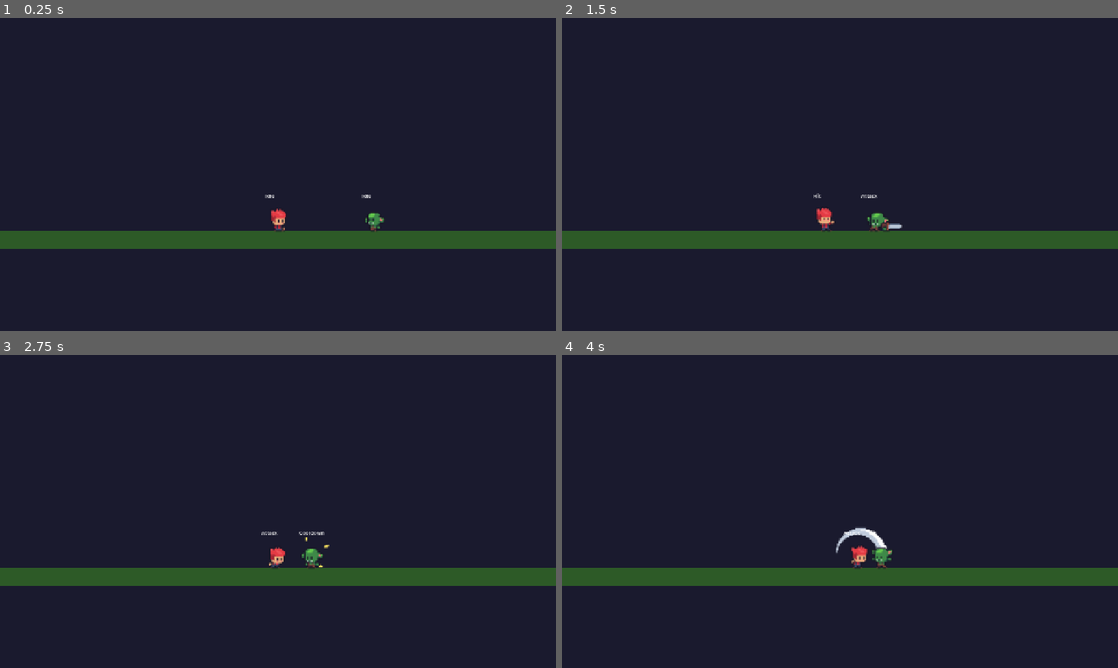
Above: before the commit, frames 1-4 (two rows, left to right).
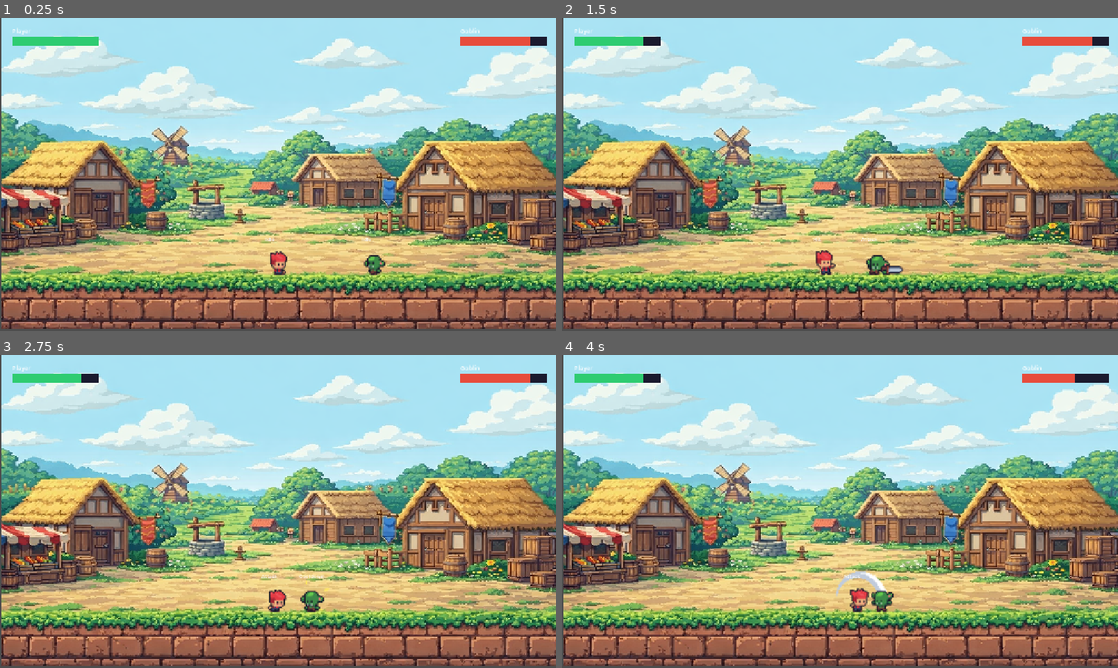
Above: after the commit, the same moments.

Repository: AngelZ1305/maquinaDeEstados
Game: Godot game, scene res://scenes/world/Game.tscn
Same seed, same stepped clock (60 frames per second), same inputs: the game is played once before the commit and once after it.
Inputs:
- Up to frame 1 (0.25 s): no input
- Up to frame 2 (1.5 s): tap Enter (ui_accept) at 0.5, 0.77 s; hold R (attack) 0.53-1.28 s; hold Right (ui_right) from 0.53 s (still down); tap R (attack) at 1.35 s
- Up to frame 3 (2.75 s): tap Enter (ui_accept) at 1.52 s; release Right (ui_right) at 2.03 s; hold Left (ui_left) from 2.03 s (still down); hold R (attack) from 2.03 s (still down)
- Up to frame 4 (4 s): release Left (ui_left) at 2.78 s; release R (attack) at 2.78 s; hold Right (ui_right) from 2.78 s (still down); tap R (attack) at 2.85 s; tap Enter (ui_accept) at 3.02, 3.77 s; hold R (attack) from 3.53 s (still down)

The runs differ from the first frame. In frame 1, 99% of the frame differs, in the area x 0-100%, y 0-100%; in frame 2, 99%; in frame 3, 99%; in frame 4, 99%.

Commit message:
feat: add HUD and update game background

Diff:
--- a/scenes/world/Game.tscn
+++ b/scenes/world/Game.tscn
@@ -1,37 +1,170 @@
-[gd_scene load_steps=4 format=3 uid="uid://b7jwtlk7ief6x"]
+[gd_scene load_steps=12 format=3 uid="uid://b7jwtlk7ief6x"]
 
+[ext_resource type="Texture2D" uid="uid://cevxmyfm5new6" path="res://assets/background/background-village.png" id="1_4h86v"]
 [ext_resource type="PackedScene" uid="uid://c8mve840x2rph" path="res://scenes/player/Player.tscn" id="1_u6vth"]
 [ext_resource type="PackedScene" uid="uid://nxe7o5yxoltq" path="res://scenes/enemy/enemy_goblin.tscn" id="2_12gbh"]
+[ext_resource type="Script" uid="uid://dwekepu1babxj" path="res://scripts/hud.gd" id="3_rbr8k"]
 
 [sub_resource type="WorldBoundaryShape2D" id="WorldBoundaryShape2D_tscxm"]
+
+[sub_resource type="WorldBoundaryShape2D" id="WorldBoundaryShape2D_rbr8k"]
+
+[sub_resource type="WorldBoundaryShape2D" id="WorldBoundaryShape2D_4h86v"]
+
+[sub_resource type="StyleBoxFlat" id="StyleBoxFlat_4h86v"]
+bg_color = Color(0.101960786, 0.101960786, 0.18039216, 1)
+
+[sub_resource type="StyleBoxFlat" id="StyleBoxFlat_7cdt5"]
+bg_color = Color(0.18039216, 0.8, 0.44313726, 1)
+
+[sub_resource type="StyleBoxFlat" id="StyleBoxFlat_bbqqk"]
+bg_color = Color(0.101960786, 0.101960786, 0.18039216, 1)
+
+[sub_resource type="StyleBoxFlat" id="StyleBoxFlat_l3glt"]
+bg_color = Color(0.90588236, 0.29803923, 0.23529412, 1)
 
 [node name="Game" type="Node2D"]
 
 [node name="World" type="Node2D" parent="."]
 
 [node name="Background" type="Sprite2D" parent="World"]
-
-[node name="ColorRect" type="ColorRect" parent="World/Background"]
-offset_right = 1280.0
-offset_bottom = 720.0
-color = Color(0.101960786, 0.101960786, 0.18039216, 1)
+position = Vector2(640.5, 357.5)
+scale = Vector2(0.8313802, 0.69824225)
+texture = ExtResource("1_4h86v")
 
 [node name="Ground" type="StaticBody2D" parent="World"]
 
 [node name="CollisionShape2D" type="CollisionShape2D" parent="World/Ground"]
-position = Vector2(0, 500)
+position = Vector2(0, 600)
 shape = SubResource("WorldBoundaryShape2D_tscxm")
 
-[node name="ColorRect" type="ColorRect" parent="World/Ground"]
-offset_top = 490.0
+[node name="GroundHitBoxDebug" type="ColorRect" parent="World/Ground"]
+visible = false
+offset_top = 590.0
 offset_right = 1280.0
-offset_bottom = 530.0
+offset_bottom = 630.0
 color = Color(0.1764706, 0.3529412, 0.15294118, 1)
 
+[node name="WallLeft" type="StaticBody2D" parent="World"]
+
+[node name="CollisionShape2D" type="CollisionShape2D" parent="World/WallLeft"]
+position = Vector2(0, 360)
+rotation = 1.5707964
+shape = SubResource("WorldBoundaryShape2D_rbr8k")
+
+[node name="WallRight" type="StaticBody2D" parent="World"]
+
+[node name="CollisionShape2D" type="CollisionShape2D" parent="World/WallRight"]
+position = Vector2(1280, 360)
+rotation = -1.5707964
+shape = SubResource("WorldBoundaryShape2D_4h86v")
+
 [node name="Player" parent="World" instance=ExtResource("1_u6vth")]
-position = Vector2(640, 450)
+position = Vector2(640, 570)
 
 [node name="Enemy" parent="World" instance=ExtResource("2_12gbh")]
-position = Vector2(900, 470)
+position = Vector2(900, 570)
 
 [node name="Camera2D" type="Camera2D" parent="."]
+
+[node name="HUD" type="CanvasLayer" parent="."]
+script = ExtResource("3_rbr8k")
+
+[node name="PlayerHUD" type="HBoxContainer" parent="HUD"]
+offset_left = 20.0
+offset_top = 20.0
+offset_right = 220.0
+offset_bottom = 71.0
+theme_override_constants/separation = 8
+
+[node name="PlayerIcon" type="TextureRect" parent="HUD/PlayerHUD"]
+layout_mode = 2
+
+[node name="PlayerVBox" type="VBoxContainer" parent="HUD/PlayerHUD"]
+layout_mode = 2
+
+[node name="PlayerName" type="Label" parent="HUD/PlayerHUD/PlayerVBox"]
+layout_mode = 2
+theme_override_font_sizes/font_size = 14
+text = "Player"
+
+[node name="PlayerHealthBar" type="ProgressBar" parent="HUD/PlayerHUD/PlayerVBox"]
+custom_minimum_size = Vector2(200, 20)
+layout_mode = 2
+theme_override_styles/background = SubResource("StyleBoxFlat_4h86v")
+theme_override_styles/fill = SubResource("StyleBoxFlat_7cdt5")
+value = 100.0
+show_percentage = false
+
+[node name="EnemyHUD" type="HBoxContainer" parent="HUD"]
+offset_left = 1060.0
+offset_top = 20.0
+offset_right = 1100.0
+offset_bottom = 74.0
+theme_override_constants/separation = 8
+
+[node name="EnemyVBox" type="VBoxContainer" parent="HUD/EnemyHUD"]
+layout_mode = 2
+
+[node name="EnemyName" type="Label" parent="HUD/EnemyHUD/EnemyVBox"]
+layout_mode = 2
+theme_override_font_sizes/font_size = 14
+text = "Goblin"
+
+[node name="EnemyHealthBar" type="ProgressBar" parent="HUD/EnemyHUD/EnemyVBox"]
+custom_minimum_size = Vector2(200, 20)
+layout_mode = 2
+theme_override_styles/background = SubResource("StyleBoxFlat_bbqqk")
+theme_override_styles/fill = SubResource("StyleBoxFlat_l3glt")
+value = 100.0
+show_percentage = false
+
+[node name="EnemyIcon" type="TextureRect" parent="HUD/EnemyHUD"]
+layout_mode = 2
+
+[node name="GameOverScreen" type="Control" parent="HUD"]
+visible = false
+layout_mode = 3
+anchors_preset = 15
+anchor_right = 1.0
+anchor_bottom = 1.0
+grow_horizontal = 2
+grow_vertical = 2
+
+[node name="Background" type="ColorRect" parent="HUD/GameOverScreen"]
+layout_mode = 0
+offset_right = 1280.0
+offset_bottom = 720.0
+color = Color(0, 0, 0, 0.70000005)
+
+[node name="VBoxContainer" type="VBoxContainer" parent="HUD/GameOverScreen"]
+layout_mode = 1
+anchors_preset = 8
+anchor_left = 0.5
+anchor_top = 0.5
+anchor_right = 0.5
+anchor_bottom = 0.5
+offset_left = -130.0
+offset_top = -56.5
+offset_right = 130.0
+offset_bottom = 56.5
+grow_horizontal = 2
+grow_vertical = 2
+theme_override_constants/separation = 20
+alignment = 1
+
+[node name="ResultLabel" type="Label" parent="HUD/GameOverScreen/VBoxContainer"]
+layout_mode = 2
+theme_override_font_sizes/font_size = 48
+text = "Game Over"
+horizontal_alignment = 1
+
+[node name="RestartButton" type="Button" parent="HUD/GameOverScreen/VBoxContainer"]
+layout_mode = 2
+theme_override_font_sizes/font_size = 24
+text = "Restart"
+
+[node name="QuitButton" type="Button" parent="HUD/GameOverScreen/VBoxContainer"]
+layout_mode = 2
+theme_override_font_sizes/font_size = 24
+text = "Quit"
--- /dev/null
+++ b/scripts/hud.gd
@@ -0,0 +1,75 @@
+# hud.gd completo
+extends CanvasLayer
+
+@onready var player_bar     : ProgressBar = $PlayerHUD/PlayerVBox/PlayerHealthBar
+@onready var enemy_bar      : ProgressBar = $EnemyHUD/EnemyVBox/EnemyHealthBar
+@onready var game_over      : Control     = $GameOverScreen
+@onready var result_label   : Label       = $GameOverScreen/VBoxContainer/ResultLabel
+@onready var restart_button : Button      = $GameOverScreen/VBoxContainer/RestartButton
+@onready var quit_button : Button = $GameOverScreen/VBoxContainer/QuitButton
+
+
+var player_ref : CharacterBody2D = null
+var enemy_ref  : CharacterBody2D = null
+var game_ended : bool = false
+
+func _ready() -> void:
+	await owner.ready
+
+
+	player_ref = get_parent().get_node_or_null("World/Player")
+	enemy_ref  = get_parent().get_node_or_null("World/Enemy")
+
+	restart_button.pressed.connect(_on_restart)
+	quit_button.pressed.connect(_on_quit)
+
+func _on_quit() -> void:
+	get_tree().quit()
+
+func _process(_delta: float) -> void:
+	print("HUD process corriendo")
+	if game_ended:
+		return
+
+	if player_ref:
+		player_bar.value = player_ref.hp
+
+	if enemy_ref and is_instance_valid(enemy_ref):
+		enemy_bar.value = enemy_ref.hp
+	else:
+		enemy_bar.value = 0
+
+	_check_game_over()
+
+func _check_game_over() -> void:
+	if player_ref:
+		print("HP Jugador: ", player_ref.hp)
+
+	if is_instance_valid(enemy_ref):
+		print("HP Enemigo: ", enemy_ref.hp)
+	else:
+		print("Enemigo ya no existe en escena")
+
+	# Jugador muere
+	if player_ref and player_ref.hp <= 0:
+		print("Condición de derrota cumplida")
+		_show_game_over("derrota")
+
+	# Enemigo muere
+	if not is_instance_valid(enemy_ref) or (enemy_ref and enemy_ref.hp <= 0):
+		print("Condición de victoria cumplida")
+		_show_game_over("victoria")
+
+func _show_game_over(result: String) -> void:
+	game_ended = true
+	game_over.visible = true
+
+	if result == "victoria":
+		result_label.text = "You win"
+		result_label.add_theme_color_override("font_color", Color("#2ecc71"))
+	else:
+		result_label.text = "Game Over"
+		result_label.add_theme_color_override("font_color", Color("#e74c3c"))
+
+func _on_restart() -> void:
+	get_tree().reload_current_scene()
Binary file added: assets/background/background-village.png
Not shown, added: assets/background/background-village.png.import
Not shown, added: scripts/hud.gd.uid
